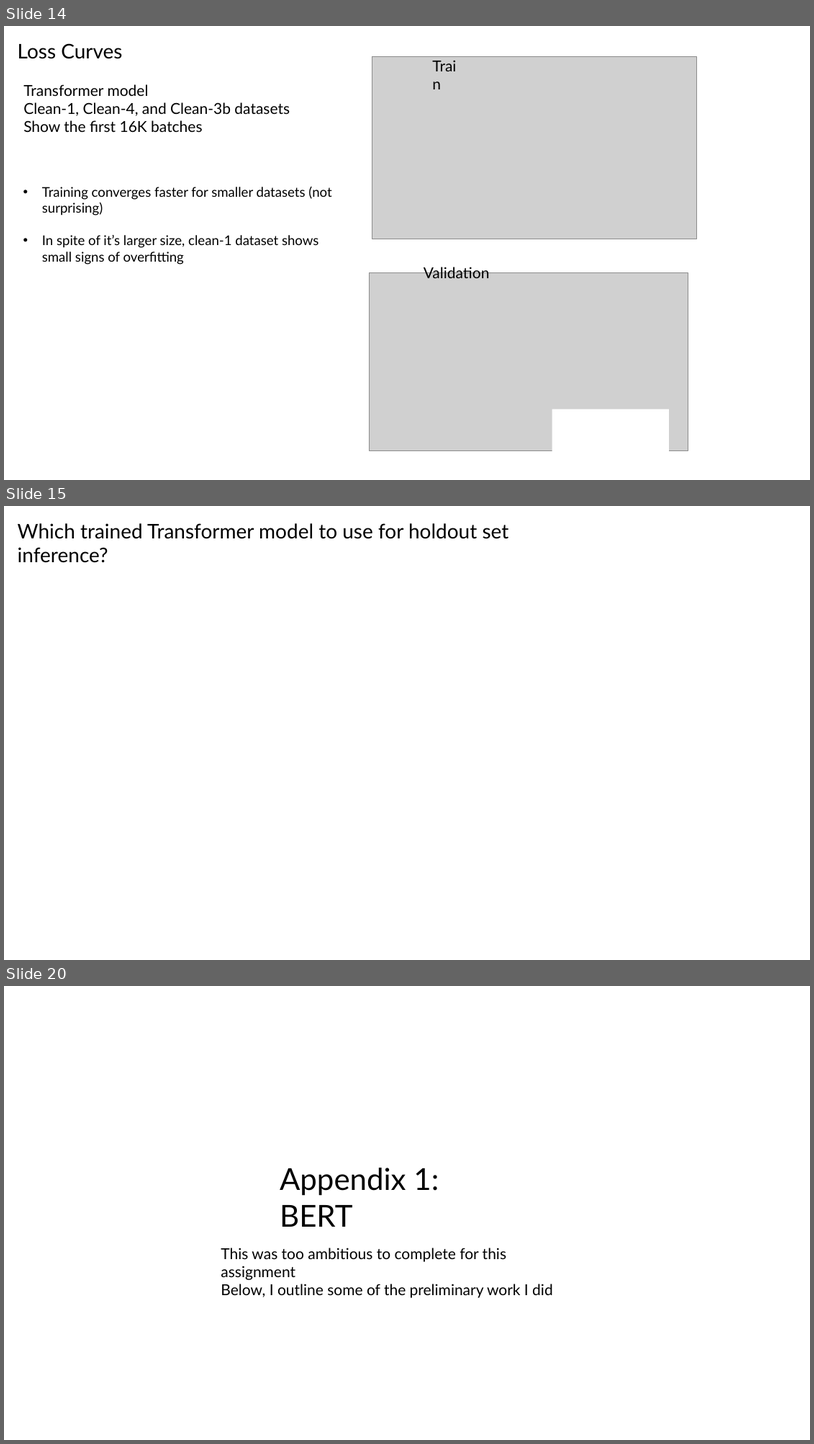
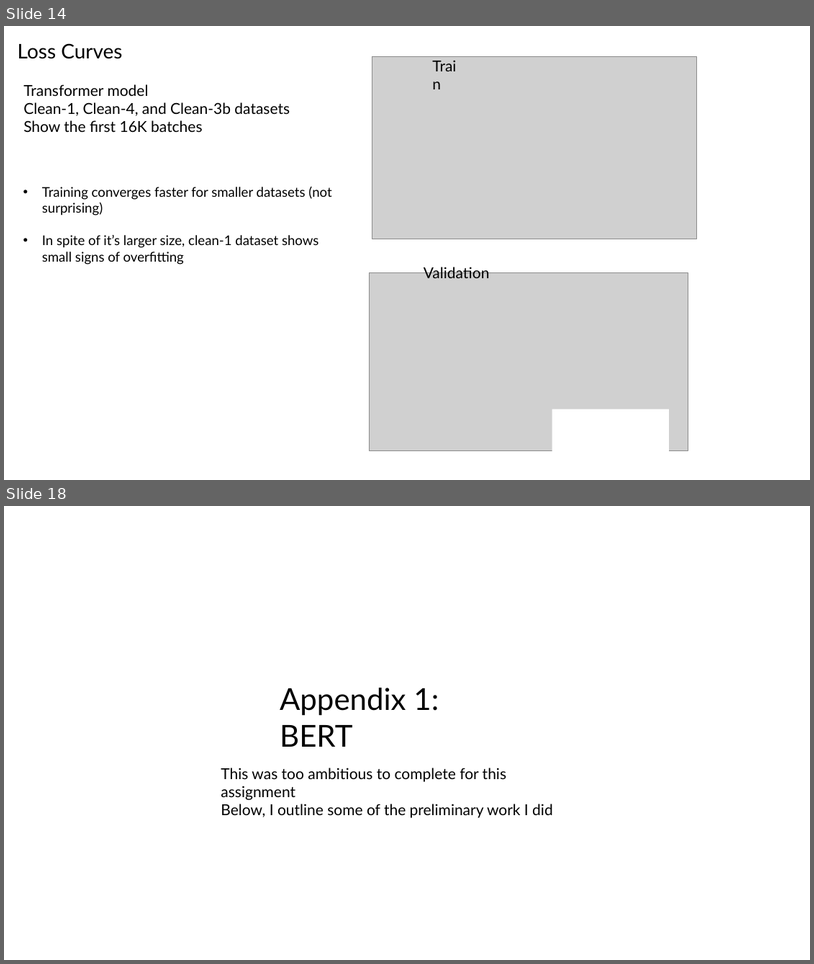
Before and after one commit to planaria158/BERT-antibody-antigen-binding-energy, a slide deck: Homework-aAlphaBio.pptx. Shown one above the other, each under a label of ours: slides 14, 15 and 20 before the commit, slides 14 and 18 after it; the slides between them are not shown. The pictures are 814x1444 and 814x964 pixels, drawn with LibreOffice and Linux fonts; fonts in the diff are those of the drawing; grey boxes stand for pictures. Boxes give left, top, right and bottom in pixels: in the first picture for what was removed or moved away, otherwise in the second. Text is boxed around its words. In the diff, an @@ line names an element or a change of style, - is before the commit and + after.

```diff
--- a/Homework-aAlphaBio.pptx
+++ b/Homework-aAlphaBio.pptx
@@ slide 15 removed at (4, 506, 810, 960), background #FFFFFF @@
@@ text removed at (18, 523, 509, 539) @@
-Which trained Transformer model to use for holdout set inference?
@@ what was slide 20 is now slide 18 @@
```
Also in this commit, not shown: 2 slides changed, 1 slide added, 24 other slides removed.
